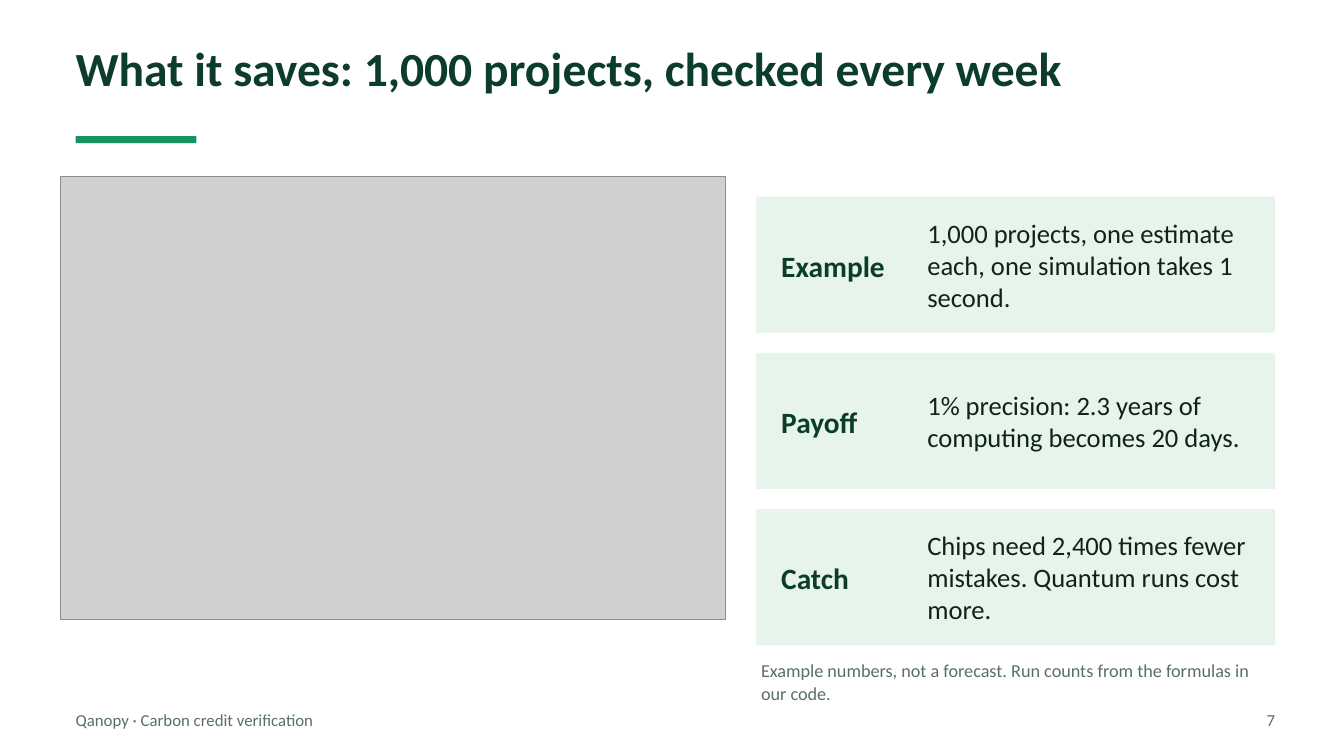
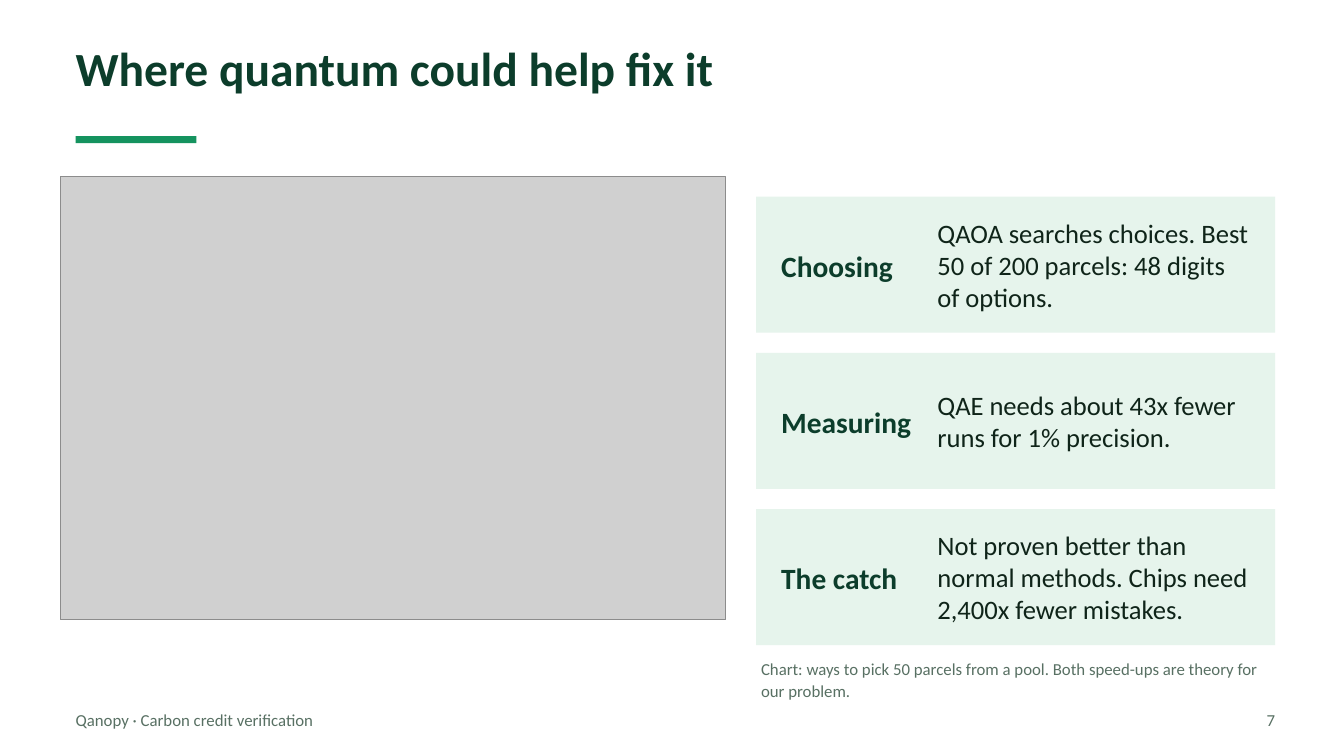
Before and after one commit to Quantum-hackathon-Qanopy/Parcel_finder, a slide deck: slide 7 of docs/Qanopy_pitch.pptx. Drawn at 1344x756 pixels with LibreOffice and Linux fonts; fonts in the diff are those of the drawing; grey boxes stand for pictures. Boxes give left, top, right and bottom in pixels: in the first picture for what was removed or moved away, otherwise in the second. Text is boxed around its words. In the diff, an @@ line names an element or a change of style, - is before the commit and + after.

```diff
--- a/docs/Qanopy_pitch.pptx
+++ b/docs/Qanopy_pitch.pptx
@@ text at <box>76,52,713,94</box>: text changed @@
-What it saves: 1,000 projects, checked every week
+Where quantum could help fix it
@@ text at <box>937,224,1248,312</box>: text changed @@
-1,000 projects, one estimate each, one simulation takes 1 second.
+QAOA searches choices. Best 50 of 200 parcels: 48 digits of options.
@@ text at <box>781,256,893,282</box>: text changed @@
-Example
+Choosing
@@ text at <box>781,412,911,438</box>: text changed @@
-Payoff
+Measuring
@@ text at <box>937,396,1236,452</box>: text changed @@
-1% precision: 2.3 years of computing becomes 20 days.
+QAE needs about 43x fewer runs for 1% precision.
@@ text at <box>937,536,1247,622</box>: text changed @@
-Chips need 2,400 times fewer mistakes. Quantum runs cost more.
+Not proven better than normal methods. Chips need 2,400x fewer mistakes.
@@ text at <box>781,568,897,590</box>: text changed @@
-Catch
+The catch
@@ text at <box>761,663,1257,700</box>: text changed; size 13 to 12 pt @@
-Example numbers, not a forecast. Run counts from the formulas in our code.
+Chart: ways to pick 50 parcels from a pool. Both speed-ups are theory for our problem.
```
Also in this commit, not shown: 1 slide added, 1 slide removed.
